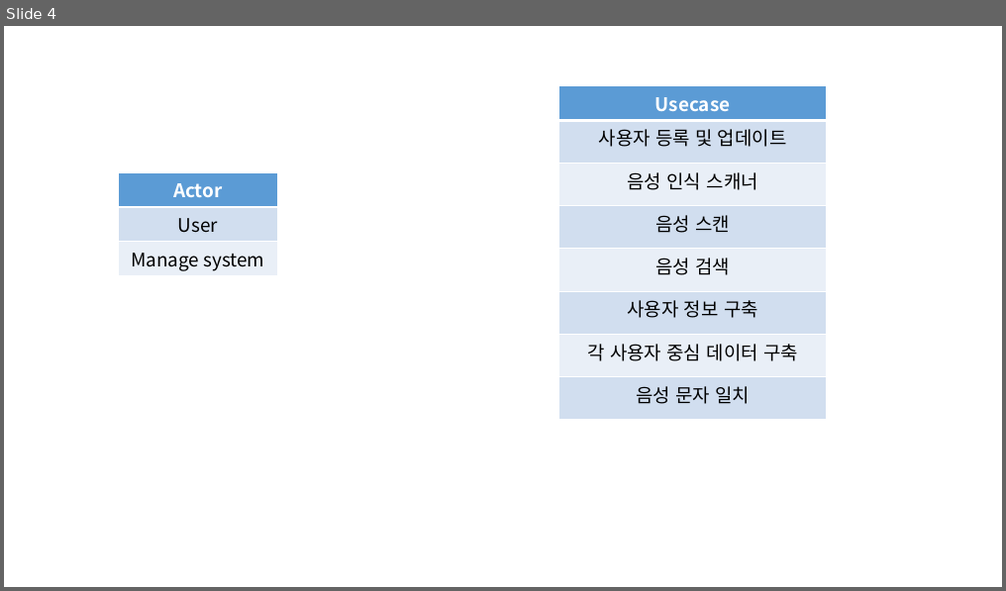
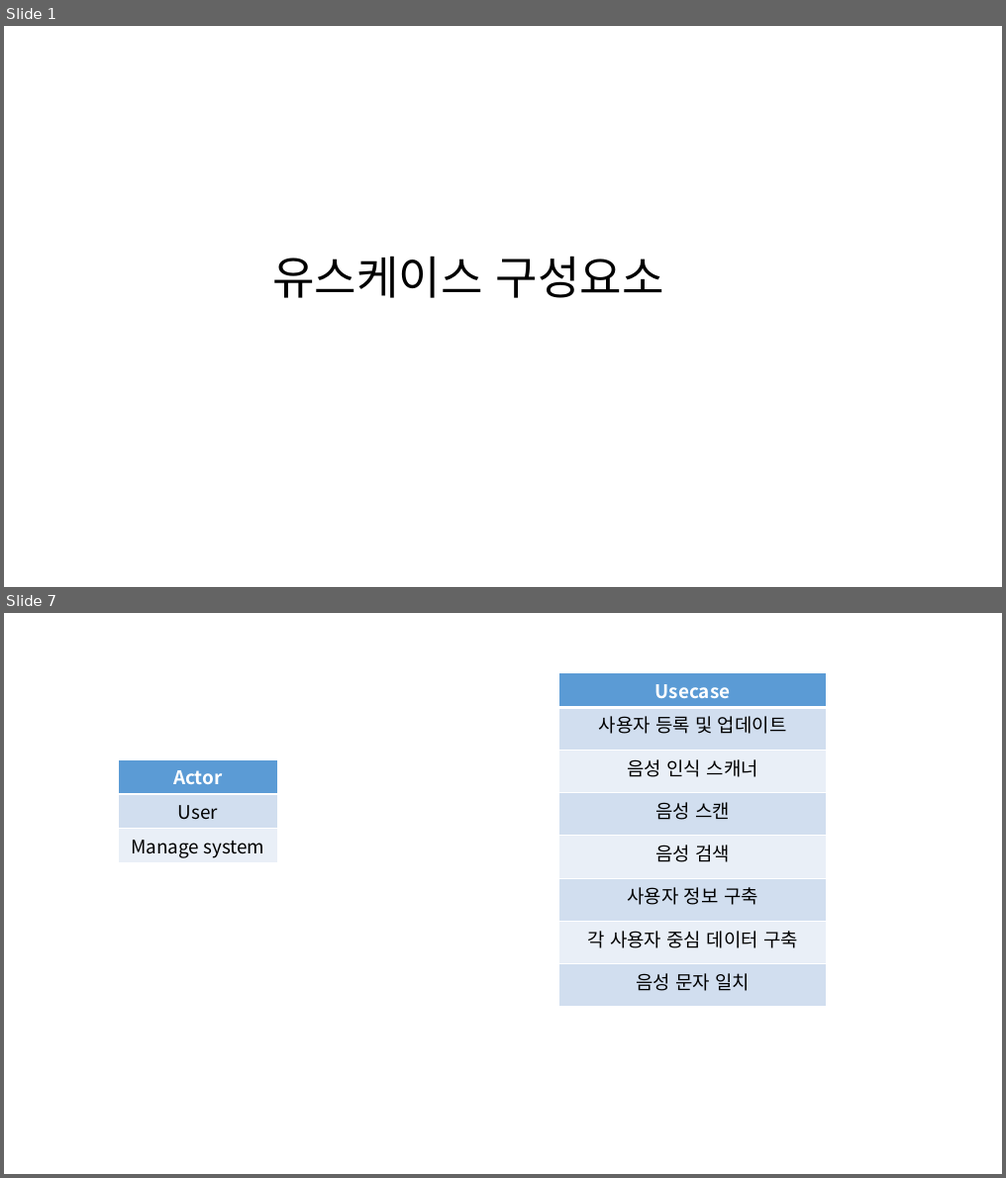
Before and after one commit to tomsnote/portfolio, a slide deck: 요구사항정의서/유스케이스 다이어그램.pptx. Shown one above the other, each under a label of ours: slide 4 before the commit, slides 1 and 7 after it; the slides between them are not shown. The pictures are 1006x591 and 1006x1178 pixels, drawn with LibreOffice and Linux fonts; fonts in the diff are those of the drawing. Boxes give left, top, right and bottom in pixels: in the first picture for what was removed or moved away, otherwise in the second. Text is boxed around its words. In the diff, an @@ line names an element or a change of style, - is before the commit and + after.

```diff
--- a/요구사항정의서/유스케이스 다이어그램.pptx
+++ b/요구사항정의서/유스케이스 다이어그램.pptx
@@ slide 1 added at <box>4,26,1002,587</box>, background #FFFFFF @@
@@ title added at <box>272,256,664,298</box>, 44 pt, text #000000 @@
+유스케이스 구성요소
@@ what was slide 4 is now slide 7 @@
```
Also in this commit, not shown: 3 slides changed, 2 other slides added, 11 other files.
